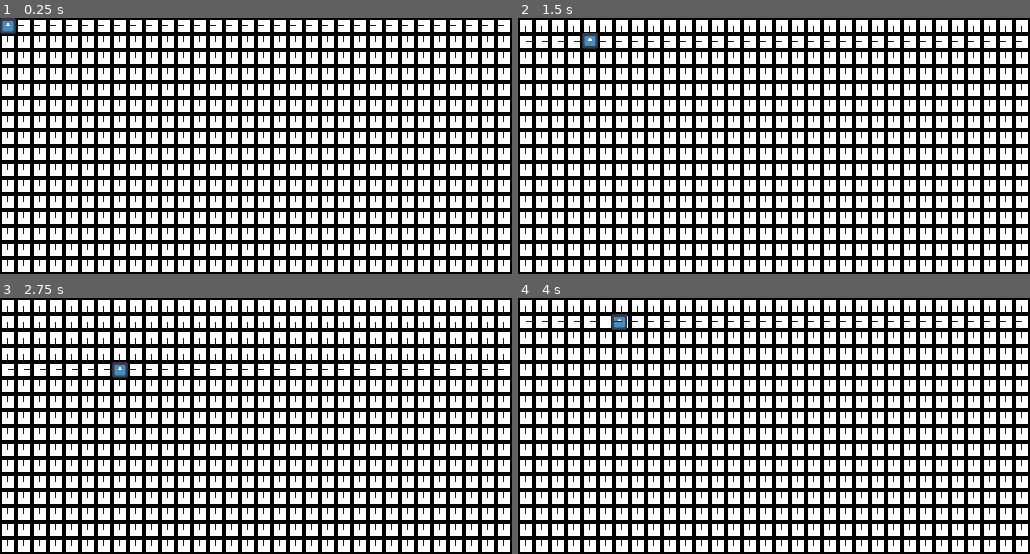
Above: before the commit, frames 1-4 (two rows, left to right).
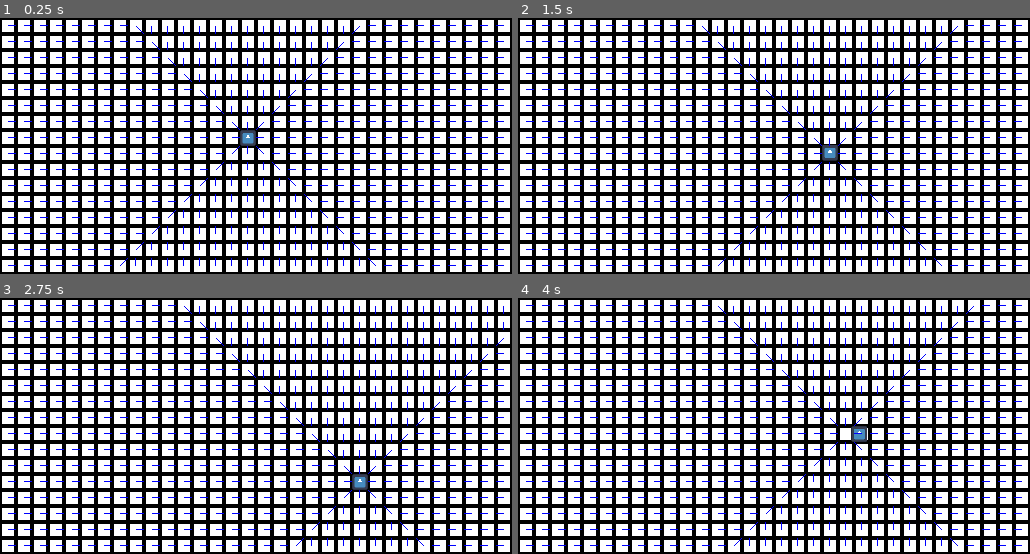
Above: after the commit, the same moments.

Repository: aaron-d-e/flow-fields-pathfinding
Game: Godot game, scene res://terrain.tscn
Two runs of this game, one before a commit and one after it. Both use one fixed random seed, a clock stepped at 60 frames per second and the inputs below. The project has no main scene, so this scene is started directly. The engine's default icon, where the game draws it, is replaced by a stand-in: a white triangle on a blue panel in a dark square.
Inputs:
- Up to frame 1 (0.25 s): no input
- Up to frame 2 (1.5 s): tap Enter at 0.5 s; hold Right (ui_right) 0.53-1.28 s; hold Down (ui_down) from 1.28 s (still down)
- Up to frame 3 (2.75 s): release Down (ui_down) at 2.03 s; hold Right (ui_right) from 2.03 s (still down)
- Up to frame 4 (4 s): release Right (ui_right) at 2.78 s; hold Up (ui_up) 2.78-3.53 s; hold Left (ui_left) from 3.53 s (still down)

The runs differ from the first frame. In frame 1, 5.4% of the frame differs, in the area x 0-99%, y 0-97%; in frame 2, 5.5%; in frame 3, 5.3%; in frame 4, 5.5%, in the area x 1-99%, y 2-97%.

Commit message:
added diagonal directions

Diff:
--- a/flow-fields/flow_field_manager.gd
+++ b/flow-fields/flow_field_manager.gd
@@ -14,7 +14,11 @@
 	Vector2i.UP,
 	Vector2i.DOWN,
 	Vector2i.LEFT,
-	Vector2i.RIGHT
+	Vector2i.RIGHT,
+	Vector2i.ONE,
+	Vector2i(1,-1),
+	Vector2i(-1,1),
+	Vector2i(-1,-1),
 ]
 
 var cell_array: Array[Vector2i] = []# array of every cell as a vector2
--- a/flow-fields/flow_field_manager.tscn
+++ b/flow-fields/flow_field_manager.tscn
@@ -4,5 +4,3 @@
 
 [node name="FlowFieldManager" type="Node2D"]
 script = ExtResource("1_f5sxi")
-field_size = Vector2(32, 16)
-cell_size = Vector2(16, 16)
--- a/flow-fields/terrain.tscn
+++ b/flow-fields/terrain.tscn
@@ -723,7 +723,7 @@
 tile_set = SubResource("TileSet_avahw")
 
 [node name="CharacterBody2D" parent="." instance=ExtResource("2_0u6kl")]
-position = Vector2(8, 8)
+position = Vector2(248, 120)
 
 [node name="FlowFieldManager" parent="." node_paths=PackedStringArray("target") instance=ExtResource("4_n7k1k")]
 field_size = Vector2i(32, 16)
